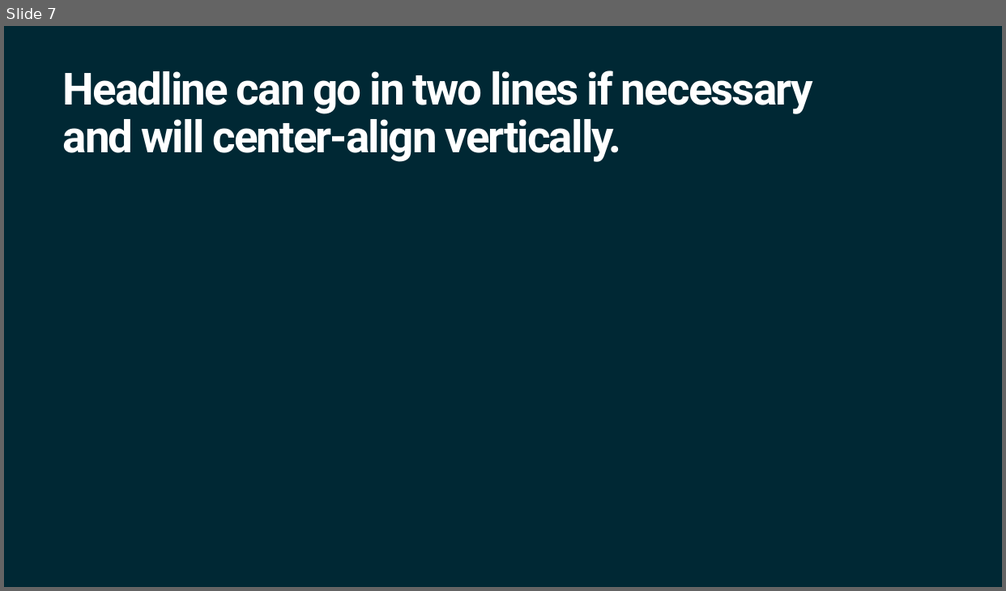
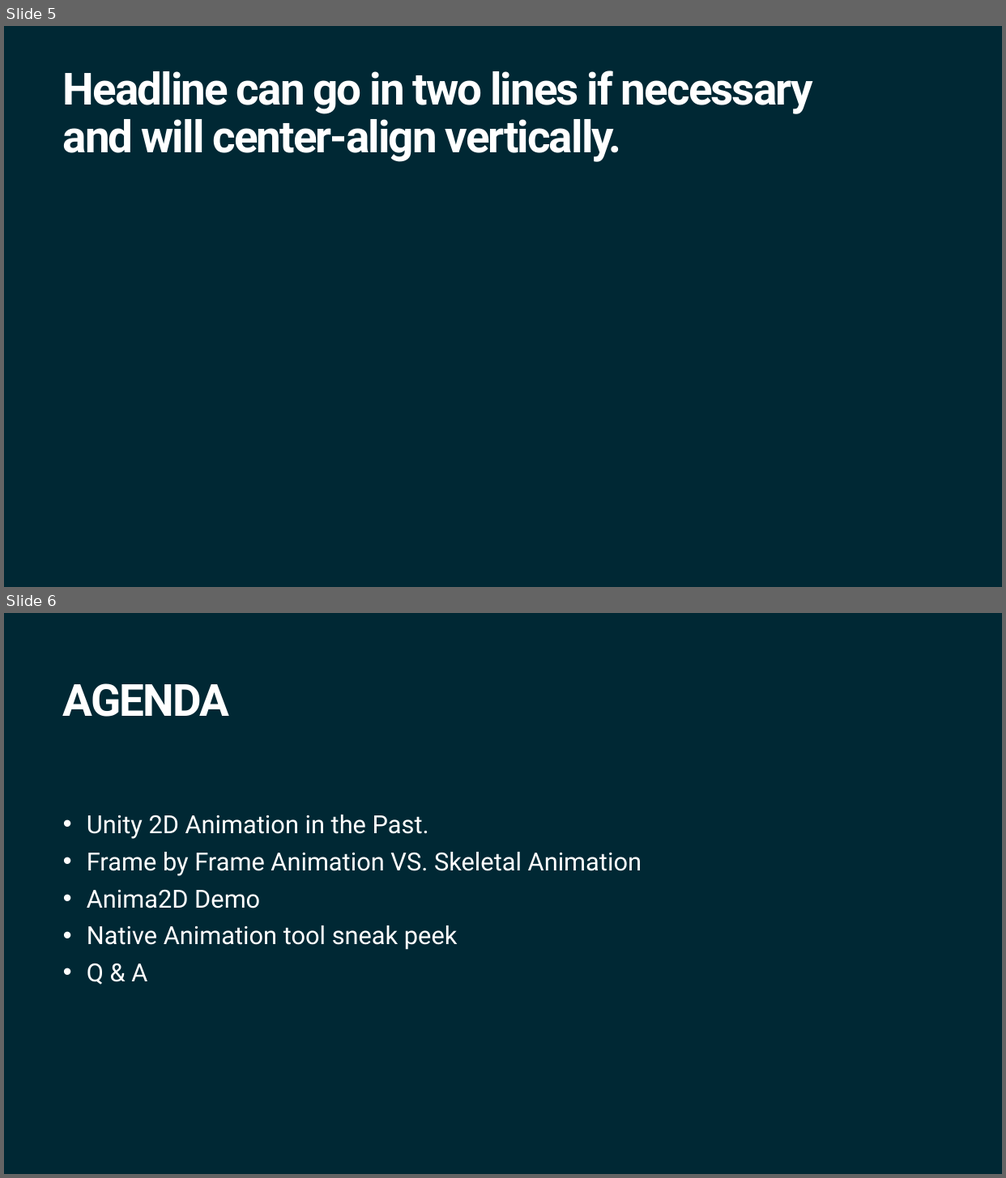
Before and after one commit to ArturoNereu/Unity2DAnimation, a slide deck: Presentations/Future2DAnim_Tokyo.pptx. Shown one above the other, each under a label of ours: slide 7 before the commit, slides 5 and 6 after it. The pictures are 1006x591 and 1006x1178 pixels, drawn with LibreOffice and Linux fonts; fonts in the diff are those of the drawing; background and template pictures are left out. Boxes give left, top, right and bottom in pixels: in the first picture for what was removed or moved away, otherwise in the second. Text is boxed around its words. In the diff, an @@ line names an element or a change of style, - is before the commit and + after.

```diff
--- a/Presentations/Future2DAnim_Tokyo.pptx
+++ b/Presentations/Future2DAnim_Tokyo.pptx
@@ slide 6 added at <box>4,613,1002,1174</box>, background #002834 @@
@@ title added at <box>63,683,230,717</box>, 32 pt, text #FFFFFF, bold @@
+AGENDA
@@ text added at <box>87,815,641,985</box>, 18 pt, text #FFFFFF @@
+• Unity 2D Animation in the Past.
+• Frame by Frame Animation VS. Skeletal Animation
+• Anima2D Demo
+• Native Animation tool sneak peek
+• Q & A
@@ what was slide 7 is now slide 5 @@
```
Also in this commit, not shown: 2 slides changed, 5 other slides added, 5 slides removed.
